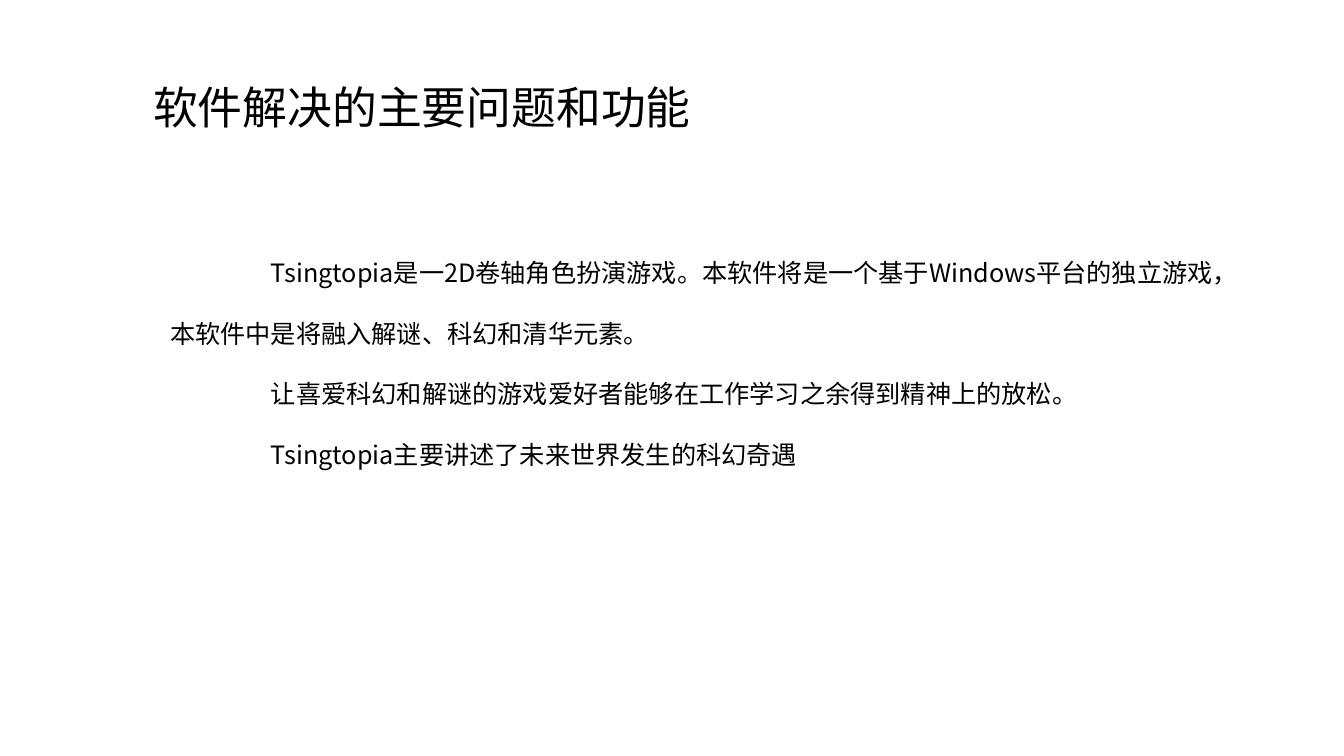
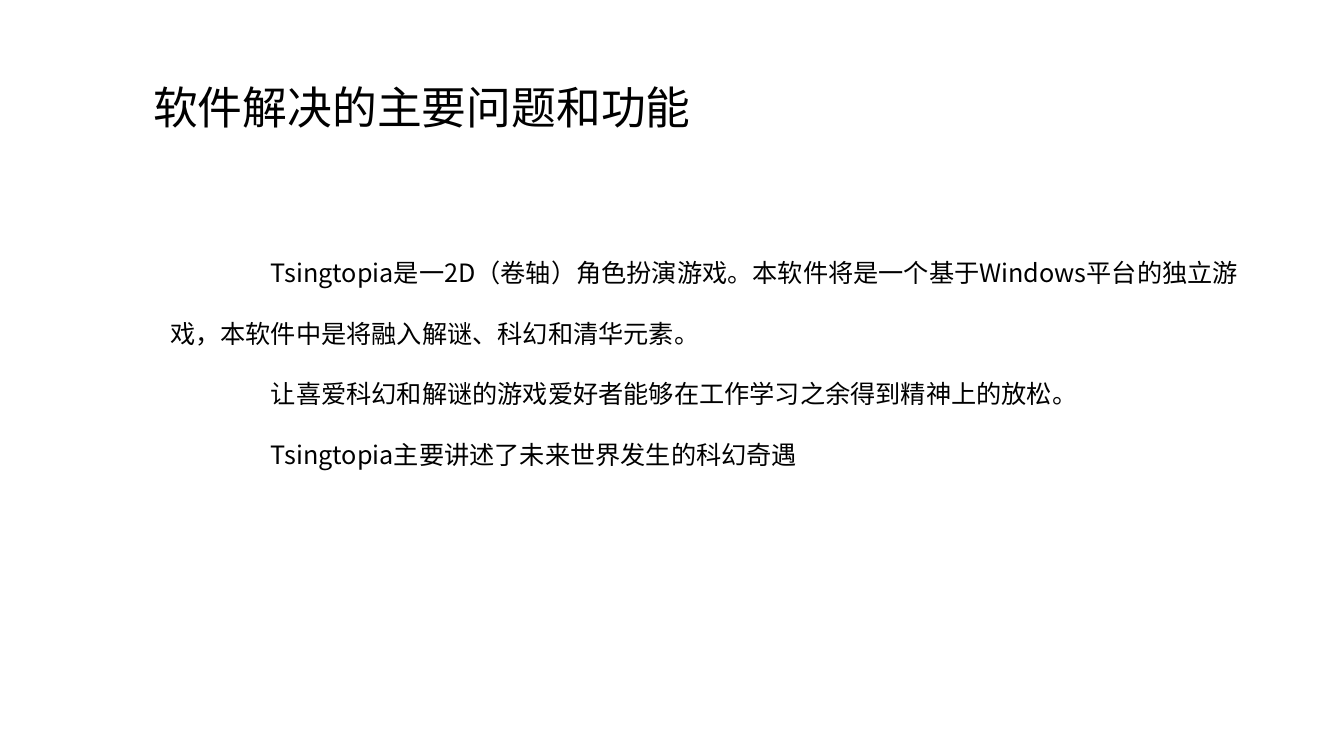
Before and after one commit to Lockerat/SEDocs_2016, a slide deck: slide 2 of SERequirementAnalysis_Pre_1.pptx. Drawn at 1344x756 pixels with LibreOffice and Linux fonts; fonts in the diff are those of the drawing. Boxes give left, top, right and bottom in pixels: in the first picture for what was removed or moved away, otherwise in the second. Text is boxed around its words. In the diff, an @@ line names an element or a change of style, - is before the commit and + after.

```diff
--- a/SERequirementAnalysis_Pre_1.pptx
+++ b/SERequirementAnalysis_Pre_1.pptx
@@ text at box(170, 260, 1238, 346): text changed @@
-Tsingtopia是一2D卷轴角色扮演游戏。本软件将是一个基于Windows平台的独立游戏，本软件中是将融入解谜、科幻和清华元素。
+Tsingtopia是一2D（卷轴）角色扮演游戏。本软件将是一个基于Windows平台的独立游戏，本软件中是将融入解谜、科幻和清华元素。
```
Also in this commit, not shown: 2 other slides changed.
